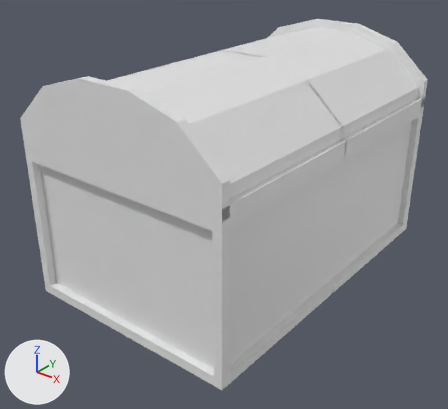
The Blender file obj_chest_normal_01.blend as it was, and as the next commit left it.
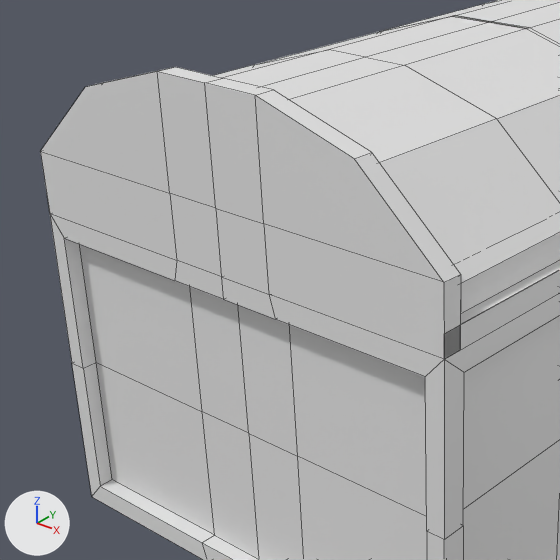
There are two pictures of each version: one whole from a camera (50 mm lens) standing at (3.12, -4.17, 2.09) and looking at (-0.03, -0.24, -0.35), one close up on the part from 0% to 62% of the width and 10% to 79% of the height. Every picture has the same lights, and +X, +Y and +Z are marked at lower left. The first two pictures are the older version. The close-ups show mesh edges as thin lines.

Names of what the first close-up shows: 'Chest', 'Lid'.
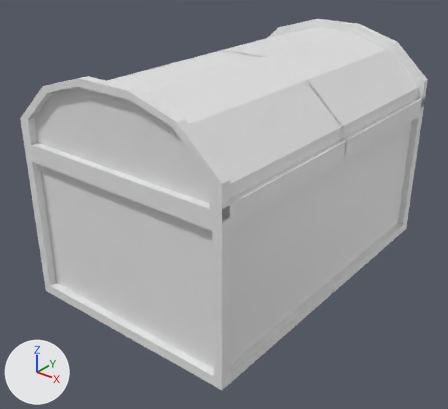
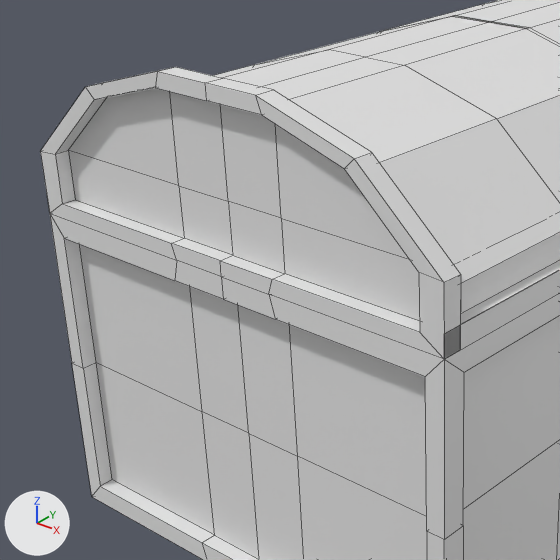
Commit message: edited chest

Where the change shows, as pixel boxes (x1, y1, x2, y2) in the close-ups (560 x 560 px):
part 1 of me_cube_002, cut back: (41, 71, 444, 359) in both

What changed in the scene script:
```text
Change me_cube_002:
    used by ob_lid; location = (0.0, 0.0, 0.0); scale = (1.0, 1.55, 1.0)
    remove me_cube_002.from_pydata(...)  # 49 vertices, 37 faces; spans x 0.0..1.0, y -1.0..0.007, z 0.333..1.022
    add me_cube_002.from_pydata(...)  # 63 vertices, 49 faces; spans x 0.0..1.0, y -1.0..0.007, z 0.333..1.022
    me_cube_002 part 1
    2 vertices are removed from x 0.0..0.237, y -1.0, z 0.589
    4 faces are deleted
    9 vertices are added at x 0.0..0.904, y -1.0..-0.962, z 0.395..0.963
    7 new vertices lie (0.0, 0.038, 0.0) away from vertices in x 0.0..0.904, y -1.0, z 0.395..0.963
    16 new faces join them
```
